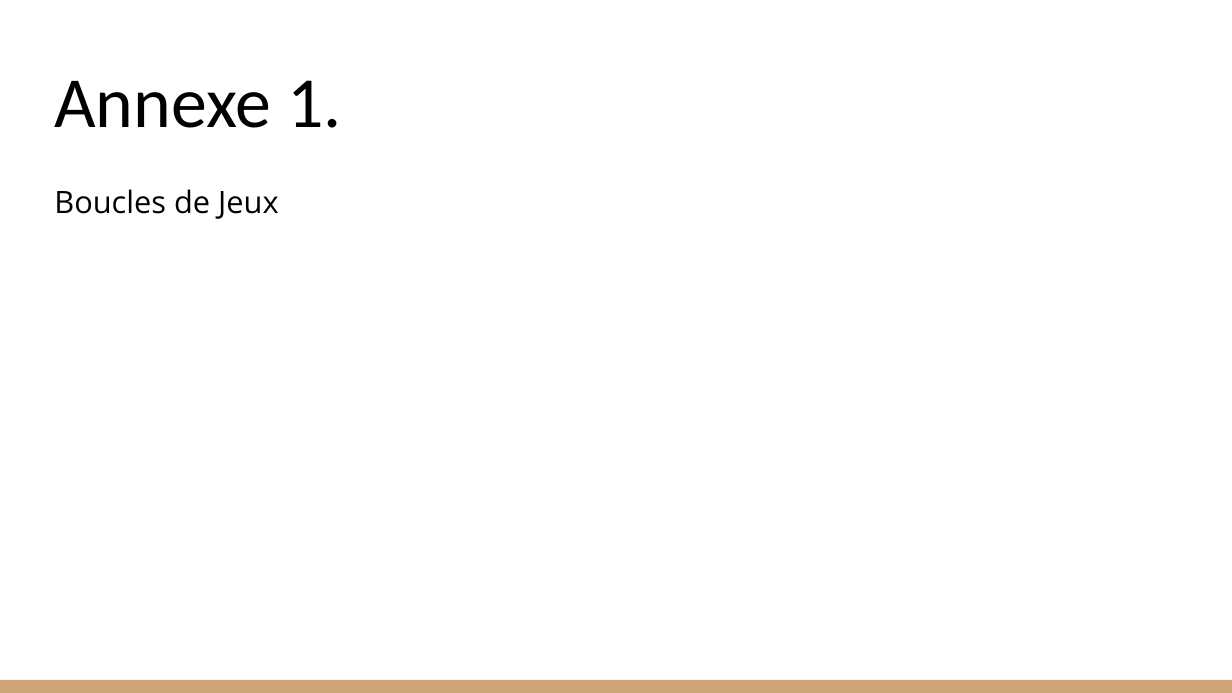
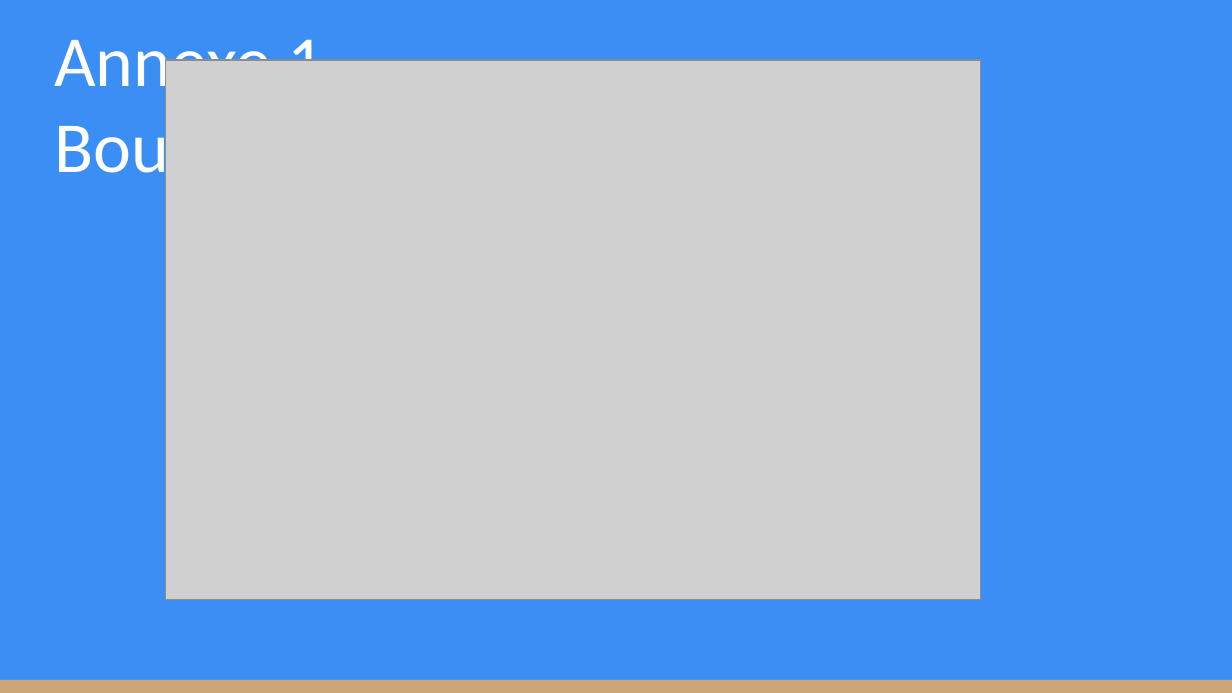
Before and after one commit to KevinBachelierBart/TPGeneraux, a slide deck: slide 27 of Bachelier_Kevin_SintaZaranie.pptx (slide 26 before the commit). Drawn at 1232x693 pixels with LibreOffice and Linux fonts; fonts in the diff are those of the drawing; grey boxes stand for pictures. Boxes give left, top, right and bottom in pixels: in the first picture for what was removed or moved away, otherwise in the second. Text is boxed around its words. In the diff, an @@ line names an element or a change of style, - is before the commit and + after.

```diff
--- a/Bachelier_Kevin_SintaZaranie.pptx
+++ b/Bachelier_Kevin_SintaZaranie.pptx
@@ background #FFFFFF to #3A8EF4 @@
@@ title at [54, 26, 341, 190]: text changed; text colour #000000 to #FFFFFF @@
-Annexe 1.
+Annexe 1.
+Boucles
@@ picture added at [166, 60, 981, 600] @@
@@ text removed at [54, 189, 278, 219] @@
-Boucles de Jeux
```
Also in this commit, not shown: 4 other slides changed, 1 slide added.
